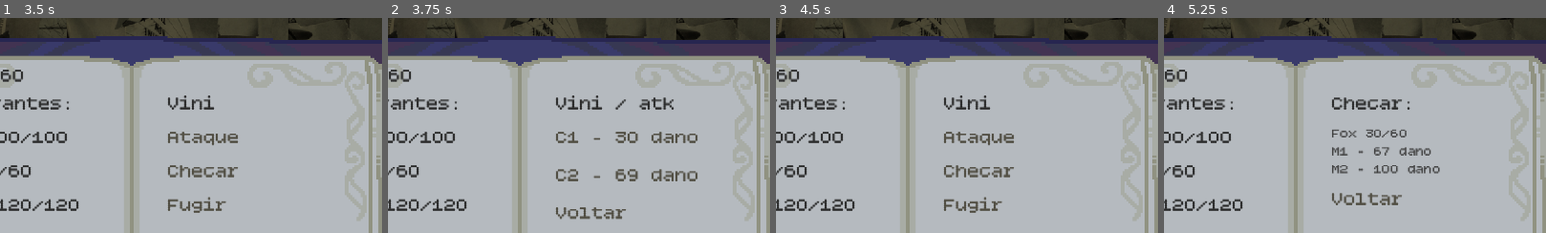
Above: before the commit, frames 1-4 (left to right).
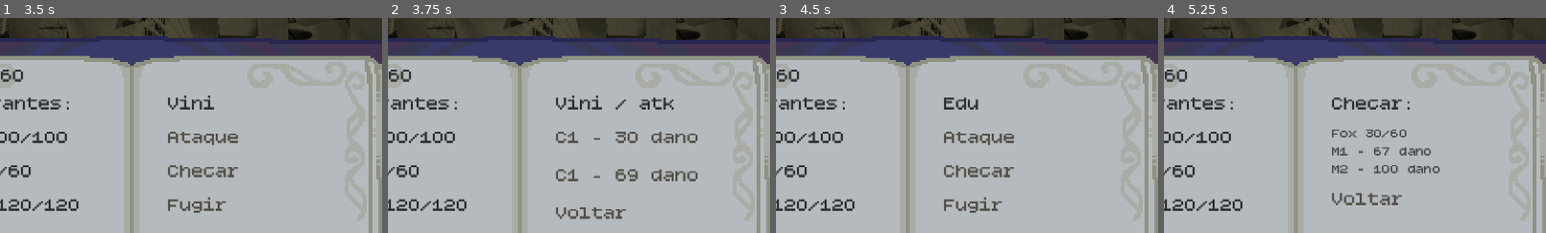
Above: after the commit, the same moments.

Repository: Eduardo3377/Catacumbas-da-expressividade
Game: Godot game, scene res://scenes/managers/game.tscn
The game is run twice, just before and just after one commit, with the same random seed, the same clock (stepped at 60 frames per second) and the same inputs. The engine's default icon, where the game draws it, is replaced by a stand-in: a white triangle on a blue panel in a dark square.
Inputs:
- Up to frame 1 (3.5 s): click "Jogar" at 0.5 s; tap Enter (ui_accept) at 1.25, 1.52, 2.27 s; hold D (move_right) 1.28-2.03 s; hold S (move_down) 2.03-2.78 s; hold D (move_right) from 2.78 s (still down)
- Up to frame 2 (3.75 s): release D (move_right) at 3.5 s; click "Ataque" at 3.5 s
- Up to frame 3 (4.5 s): click "C1 - 30 dano" at 4.25 s
- Up to frame 4 (5.25 s): click "Checar" at 5 s
The pictures show only the part of the screen within x 33-83%, y 50-100%; the shares and areas given below are measured in that part.

Frame 1 is identical in both runs. In frame 2, less than 0.1% of the frame differs, in the area x 47-50%, y 70-76%; in frame 3, 0.4%, in the area x 43-57%, y 36-43%; in frame 4, nothing differs.

Commit message:
reestruturacao do combate tbm vai ser o ultimo commit da madrugada

Diff:
--- a/scripts/ui/combat.gd
+++ b/scripts/ui/combat.gd
@@ -3,7 +3,6 @@
 var jogadores: Array = []
 var inimigos: Array = []
 var turno_atual = 0
-
 @onready var acoes: TabContainer = %Acoes
 
 @onready var player_1: Label = %Player1
@@ -16,13 +15,13 @@
 @onready var atk_1: Button = %atk1
 @onready var atk_2: Button = %atk2
 
+@onready var selected: Label = %Selected
 
-@onready var cor: Label = %Cor
-@onready var cor_1: Button = %cor1
-@onready var cor_2: Button = %cor2
-@onready var cor_3: Button = %cor3
-
-@onready var selected: Label = %Selected
+func _ready() -> void:
+	var file = FileAccess.open("res://data/combat/TCC CDE - Combat.csv", FileAccess.READ)
+	while not file.eof_reached():
+		var linha = file.get_csv_line()
+		csv.append(linha)
 
 func ler_csv(id) -> Dictionary:
 	var linha = csv[id]
@@ -35,50 +34,89 @@
 		"hp": int(linha[2]),
 		"max_hp": int(linha[2]),
 		"ataques": [
-			{
-				"nome": linha[4].strip_edges(),
-				"dano": int(linha[3])
-			},
-			{
-				"nome": linha[6].strip_edges(),
-				"dano": int(linha[5])
-			},
-			{
-				"nome": linha[8].strip_edges(),
-				"dano": int(linha[7])
-			}
+			{"nome": linha[4].strip_edges(), "dano": int(linha[3])},
+			{"nome": linha[6].strip_edges(), "dano": int(linha[5])},
+			{"nome": linha[8].strip_edges(), "dano": int(linha[7])}
 		]
 	}
 	return personagem
-
-func _ready() -> void:
-	var file = FileAccess.open("res://data/combat/TCC CDE - Combat.csv", FileAccess.READ)
-	while not file.eof_reached():
-		var linha = file.get_csv_line()
-		csv.append(linha)
 
 func combat(inimigoId) -> void:
 	jogadores.clear()
 	inimigos.clear()
 
+	jogadores.append(ler_csv(1))
+	jogadores.append(ler_csv(2))
+	jogadores.append(ler_csv(3))
+	inimigos.append(ler_csv(inimigoId))
+
 	turno_atual = 0
 	acoes.current_tab = 0
+	atualizar_interface()
 
-	carregar_jogadores()
-	carregar_inimigo(inimigoId)
+
+func atacar(ataque_id) -> void:
+	var jogador = jogadores[turno_atual]
+	var ataque = jogador["ataques"][ataque_id]
+	var alvo = inimigos[0]
+
+	alvo["hp"] -= ataque["dano"]
+
+	if alvo["hp"] <= 0:
+		alvo["hp"] = 0
+		fim(1)
 
 	atualizar_interface()
 
-	print(jogadores)
-	print(inimigos)
+func inimigo_atacar() -> void:
+	var inimig = inimigos[0]
+	var ataque = inimig["ataques"].pick_random()
 
-func carregar_jogadores() -> void:
-	jogadores.append(ler_csv(1))
-	jogadores.append(ler_csv(2))
-	jogadores.append(ler_csv(3))
+	var jogadores_vivos = []
 
-func carregar_inimigo(id) -> void:
-	inimigos.append(ler_csv(id))
+	for jogador in jogadores:
+		if jogador["hp"] > 0:
+			jogadores_vivos.append(jogador)
+
+	if jogadores_vivos.is_empty():
+		fim(0)
+		return
+
+	var alvo = jogadores_vivos.pick_random()
+
+	alvo["hp"] -= ataque["dano"]
+
+	if alvo["hp"] < 0:
+		alvo["hp"] = 0
+
+	print(
+		inimig["nome"],
+		" usou ",
+		ataque["nome"],
+		" em ",
+		alvo["nome"],
+		" causando ",
+		ataque["dano"],
+		" de dano"
+	)
+	atualizar_interface()
+
+func proximo_turno() -> void:
+	turno_atual += 1
+	acoes.current_tab = 0
+	if turno_atual >= jogadores.size():
+		turno_atual = 0
+		inimigo_atacar()
+	atualizar_interface()
+
+func fim(status):
+	if status == 1:
+		print("VENCEU")
+	elif status == 0:
+		print("PERDEU")
+	get_tree().paused = false
+	hide()
+
 
 func atualizar_interface() -> void:
 	player_1.text = texto_hp(jogadores[0])
@@ -89,8 +127,8 @@
 	selected.text = jogador["nome"]
 	atk.text = jogador["nome"] + " / atk"
 
-	atk_1.text = jogador["ataques"][0]["nome"] + " - " + str(jogador["ataques"][0]["dano"]) + " dano"
-	atk_2.text = jogador["ataques"][1]["nome"] + " - " + str(jogador["ataques"][1]["dano"]) + " dano"
+	atk_1.text = texto_dano(jogador,0)
+	atk_2.text = texto_dano(jogador,1)
 
 	inimigodesc.text = (
 		texto_hp(inimigos[0]) + "\n" +
@@ -101,33 +139,9 @@
 func texto_hp(personagem: Dictionary) -> String:
 	return personagem["nome"] + " " + str(personagem["hp"]) + "/" + str(personagem["max_hp"])
 
-func atacar(ataque_id) -> void:
-	var jogador = jogadores[turno_atual]
-	var ataque = jogador["ataques"][ataque_id]
-	var alvo = inimigos[0]
+func texto_dano(personagem: Dictionary, numAtk) -> String:
+	return personagem["ataques"][0]["nome"] + " - " + str(personagem["ataques"][numAtk]["dano"]) + " dano"
 
-	alvo["hp"] -= ataque["dano"]
-
-	if alvo["hp"] < 0:
-		alvo["hp"] = 0
-		fim(1)
-
-	atualizar_interface()
-
-
-func fim(status):
-	if status == 1:
-		print("VENCEU")
-	elif status == 0:
-		print("PERDEU")
-	get_tree().paused = false
-	hide()
-
-func proximo_turno() -> void:
-	turno_atual += 1
-	acoes.current_tab = 0
-	if turno_atual >= jogadores.size():
-		turno_atual = 0
 
 
 func _on_sair_pressed() -> void:
@@ -137,17 +151,18 @@
 
 func _on_atk_pressed() -> void:
 	acoes.current_tab = 1
-	pass # Replace with function body.
-
 
 func _on_cor_pressed() -> void:
 	acoes.current_tab = 2
-	pass # Replace with function body.
-
 
 func _on_checar_pressed() -> void:
 	acoes.current_tab = 3
-	pass # Replace with function body.
+
+func _on_voltar_pressed() -> void:
+	acoes.current_tab = 0
+
+func _on_voltar_2_pressed() -> void:
+	acoes.current_tab = 0
 
 func _on_atk_1_pressed() -> void:
 	atacar(0)
@@ -156,11 +171,3 @@
 func _on_atk_2_pressed() -> void:
 	atacar(1)
 	proximo_turno()
-
-
-func _on_voltar_pressed() -> void:
-	acoes.current_tab = 0
-
-func _on_voltar_2_pressed() -> void:
-	acoes.current_tab = 0
-	pass # Replace with function body.
